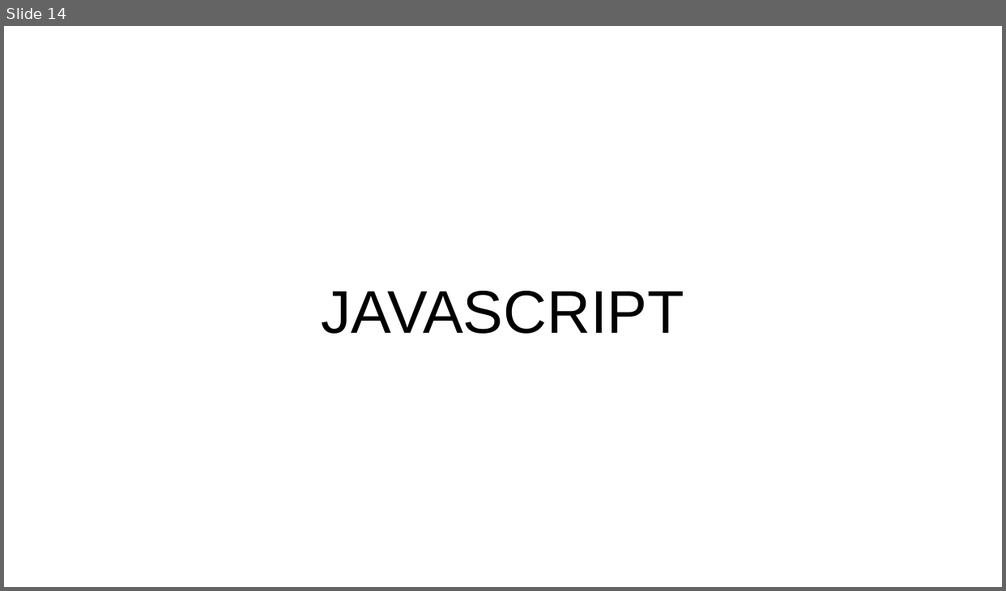
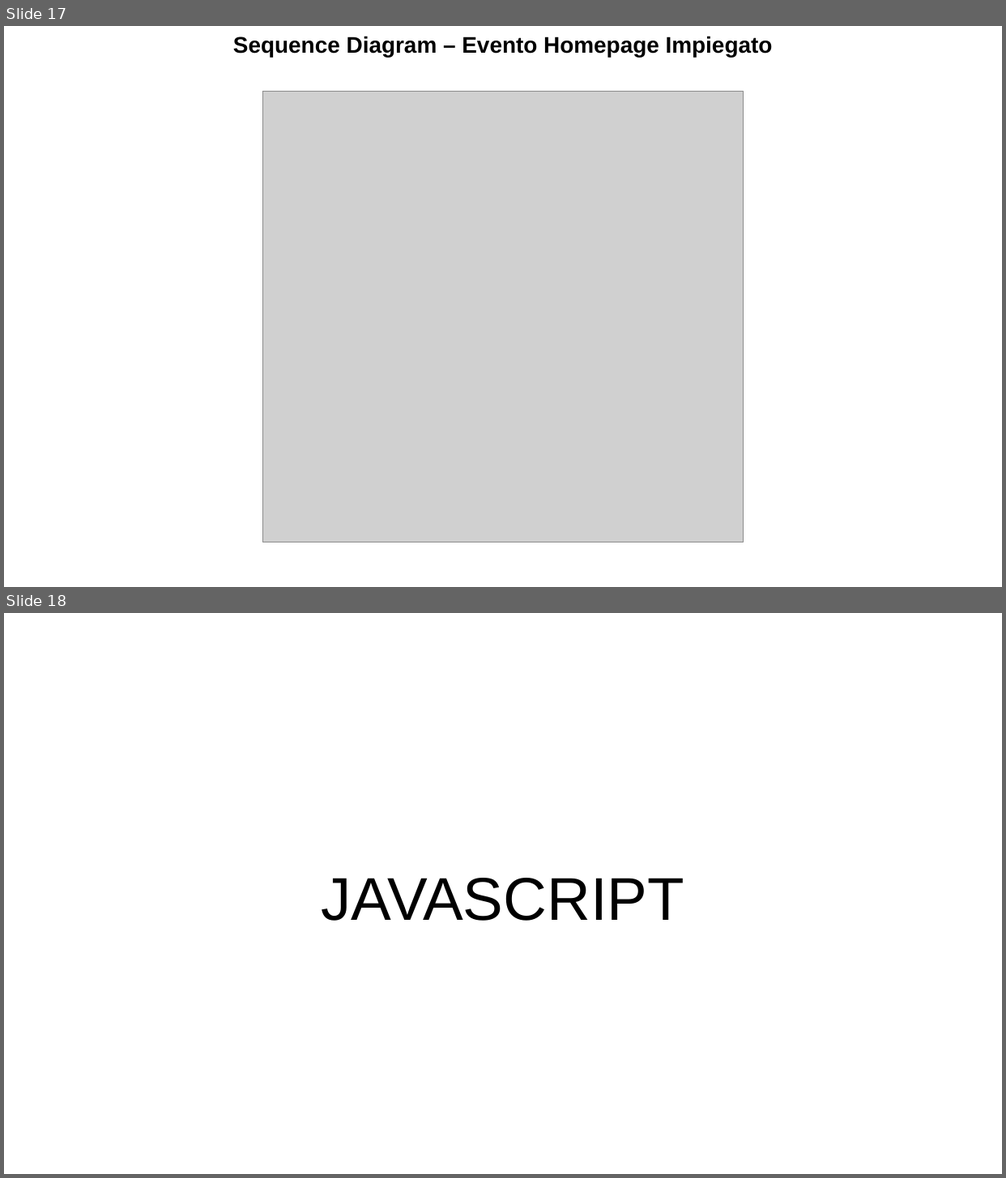
Before and after one commit to jonnysciar/TIW_Project, a slide deck: doc/documentazione.odp. Shown one above the other, each under a label of ours: slide 14 before the commit, slides 17 and 18 after it. The pictures are 1006x591 and 1006x1178 pixels, drawn with LibreOffice and Linux fonts; fonts in the diff are those of the drawing; grey boxes stand for pictures. Boxes give left, top, right and bottom in pixels: in the first picture for what was removed or moved away, otherwise in the second. Text is boxed around its words. In the diff, an @@ line names an element or a change of style, - is before the commit and + after.

Commit message:
sequence diagram

```diff
--- a/doc/documentazione.odp
+++ b/doc/documentazione.odp
@@ slide 17 added at [4, 26, 1002, 587], background #FFFFFF @@
@@ text added at [233, 36, 773, 57], 18 pt, text #000000, bold @@
+Sequence Diagram – Evento Homepage Impiegato
@@ picture added at [263, 91, 743, 543] @@
@@ what was slide 14 is now slide 18 @@
```
Also in this commit, not shown: 3 other slides added, 5 other files.
